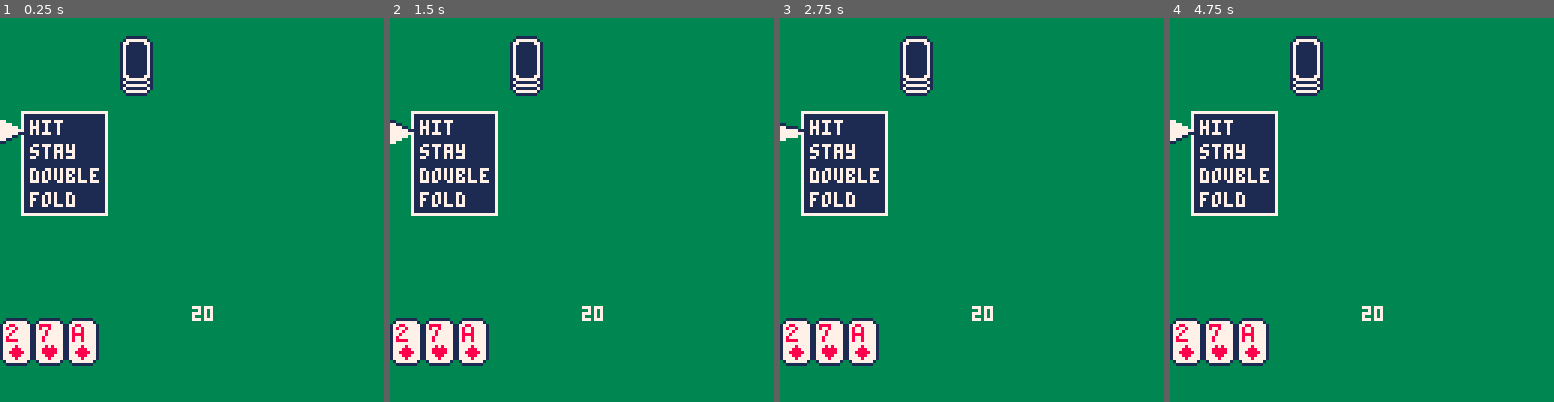
Above: before the commit, frames 1-4 (left to right).
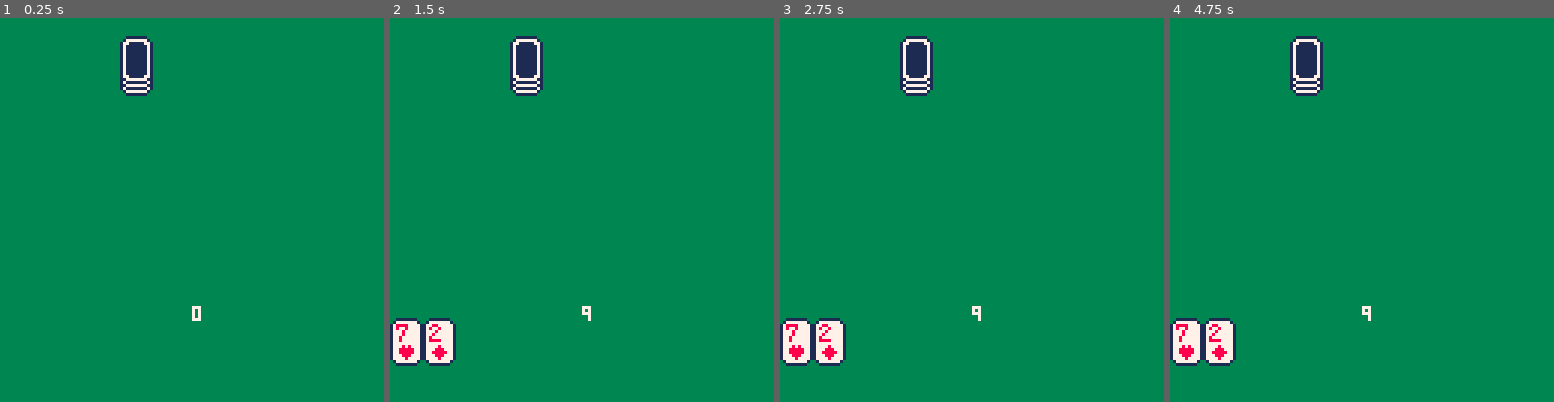
Above: after the commit, the same moments.

Repository: UA-koval/blackjack-pico-8
Game: PICO-8 cartridge blackjack.p8
Two runs of this game, one before a commit and one after it. Both use one fixed random seed, a clock stepped at 60 frames per second and the inputs below.
Inputs:
- Up to frame 1 (0.25 s): no input
- Up to frame 2 (1.5 s): no input
- Up to frame 3 (2.75 s): no input
- Up to frame 4 (4.75 s): no input

The runs differ from the first frame. In frame 1, 9.5% of the frame differs, in the area x 0-56%, y 24-91%; in frame 2, 7.7%; in frame 3, 7.7%; in frame 4, 7.7%.

Commit message:
Demo window commented out, created animation for giving cards to player at the game start

Diff:
--- a/blackjack.p8
+++ b/blackjack.p8
@@ -9,7 +9,8 @@
 counter = 0 -- for drawing purposes
 player_score=0
 af = 0 -- cursor anim frame
-
+frame_counter = 1
+stage = 0
 
 function draw_card(x,y,n,m)
  if m>1 then pal(8,0)
@@ -61,9 +62,7 @@
 -- main game functions --
 -------------------------
 function _init()
- add(hand,generate_card())
- add(hand,generate_card())
- add(hand,{0,1})
+
 end
 
 function _draw()
@@ -75,18 +74,27 @@
 	-- player counter
 	print(count_score(hand),64,96,7)
  -- option selection window
- rectfill(7,31,35,65,7)
-	rectfill(8,32,34,64,1)
-	print("hit",10,34,7)
-	print("stay",10,42)
-	print("double",10,50)
-	print("fold",10,58)
-	spr(35+af,0,34) af+=1
-	if (af>8) af=0
+ -- rectfill(7,31,35,65,7)
+	-- rectfill(8,32,34,64,1)
+	-- print("hit",10,34,7)
+	-- print("stay",10,42)
+	-- print("double",10,50)
+	-- print("fold",10,58)
+	-- spr(35+af,0,34) af+=1
+	-- if (af>8) af=0
 end
 
 function _update()
 
+ if frame_counter % 20 ==0 then
+  -- stage 1: give player cards
+  if stage==0 then
+   if (#hand<2) add(hand,generate_card())
+  end
+
+ end
+
+ frame_counter+=1
 end
 
 __gfx__
